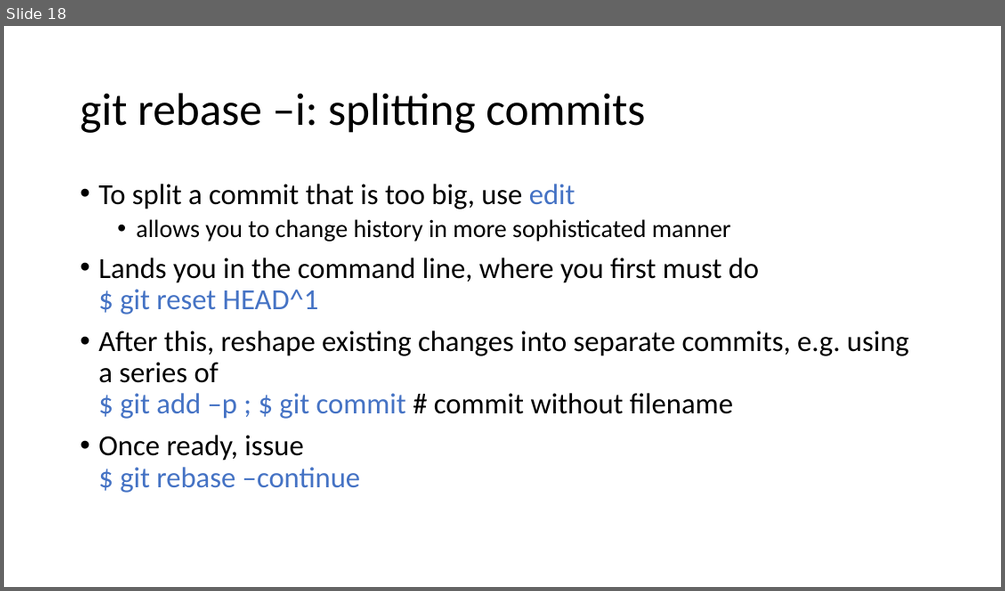
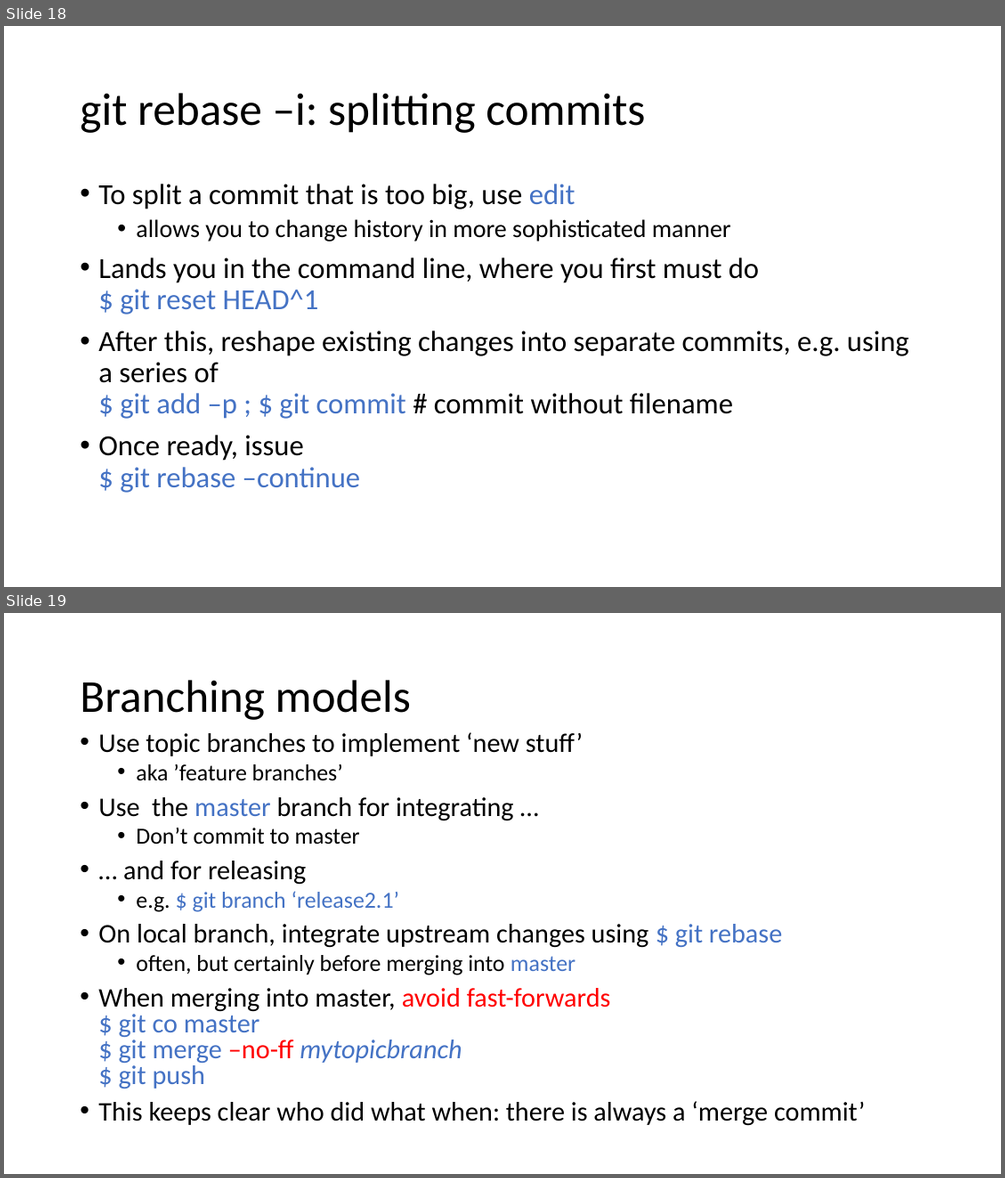
Before and after one commit to plijnzaad/advanced-git, a slide deck: advancedgit.pptx. Shown one above the other, each under a label of ours: slide 18 before the commit, slides 18 and 19 after it. The pictures are 1005x591 and 1005x1178 pixels, drawn with LibreOffice and Linux fonts; fonts in the diff are those of the drawing. Boxes give left, top, right and bottom in pixels: in the first picture for what was removed or moved away, otherwise in the second. Text is boxed around its words. In the diff, an @@ line names an element or a change of style, - is before the commit and + after.

```diff
--- a/advancedgit.pptx
+++ b/advancedgit.pptx
@@ slide 19 added at (4,613,1001,1174), background #FFFFFF @@
@@ title added at (80,680,411,720), 44 pt, text #000000 @@
+Branching models
@@ text added at (98,732,865,1126), 25.9 pt, text #000000 @@
+• Use topic branches to implement ‘new stuff’
+  • aka ’feature branches’
+• Use the master branch for integrating …
+  • Don’t commit to master
+• … and for releasing
+  • e.g. $ git branch ‘release2.1’
+• On local branch, integrate upstream changes using $ git rebase
+  • often, but certainly before merging into master
+• When merging into master, avoid fast-forwards
+  $ git co master
+  $ git merge –no-ff mytopicbranch
+  $ git push
+• This keeps clear who did what when: there is always a ‘merge commit’
```
Also in this commit, not shown: 2 slides changed, 1 other file.
